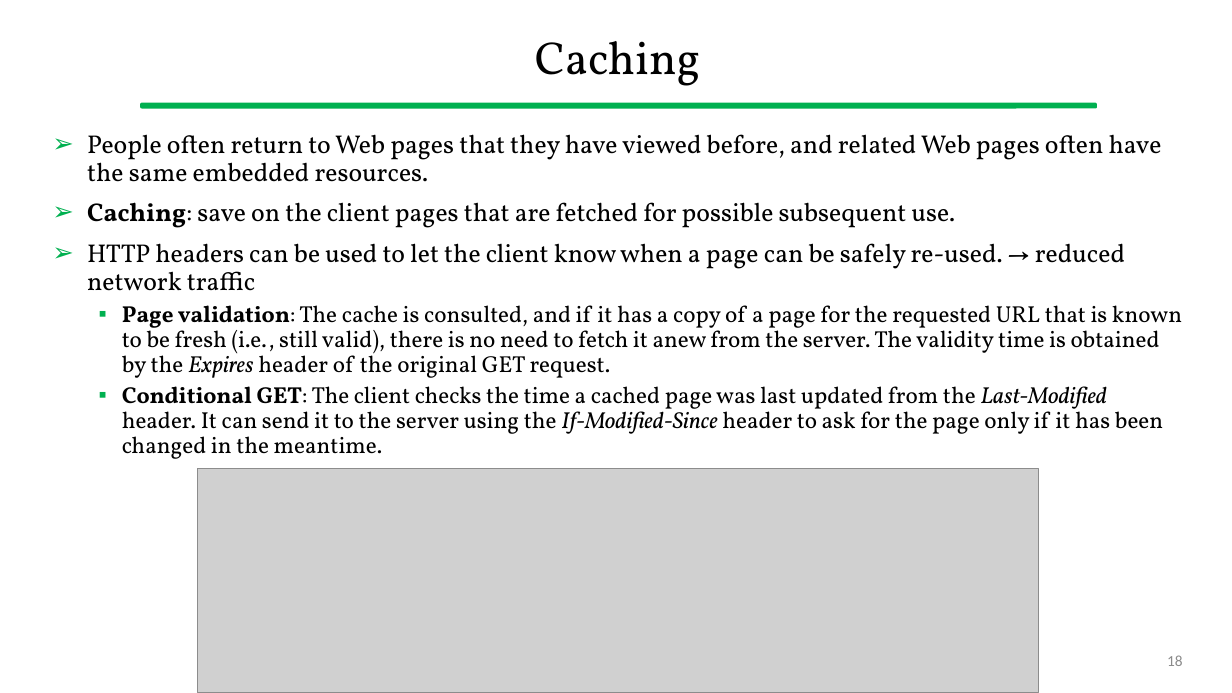
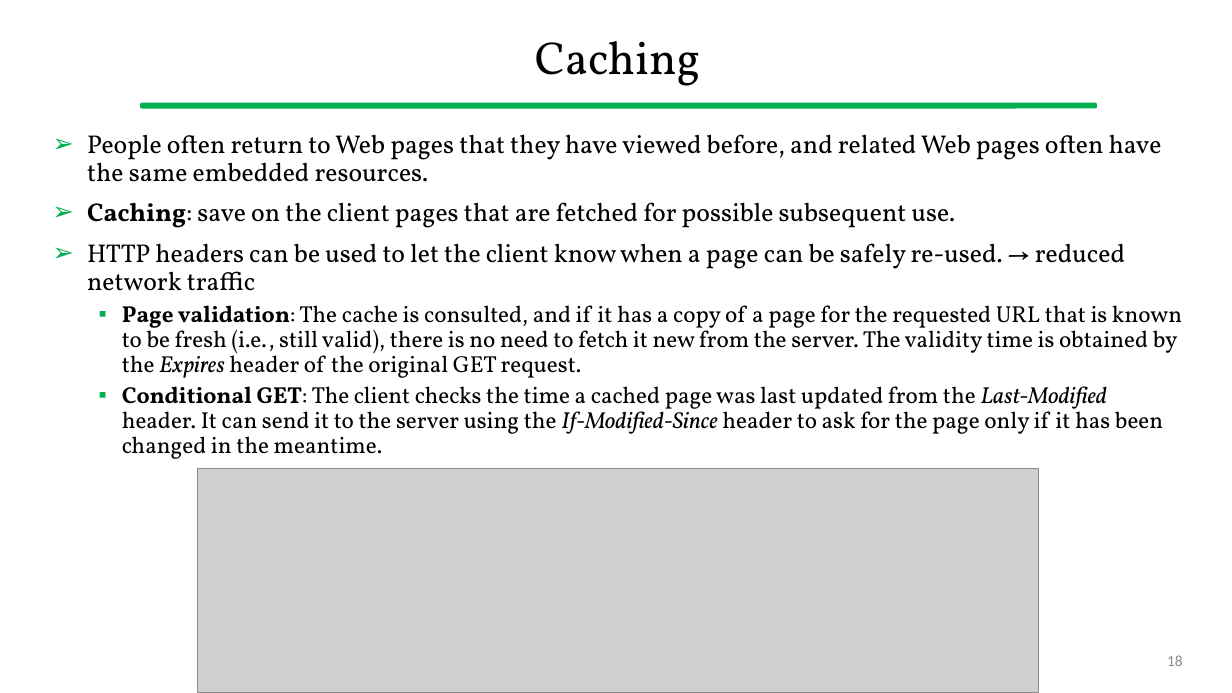
Before and after one commit to gcappon/bwthw, a slide deck: slide 18 of theory_05-http/theory_05-http.pptx. Drawn at 1232x693 pixels with LibreOffice and Linux fonts; fonts in the diff are those of the drawing; grey boxes stand for pictures. Boxes give left, top, right and bottom in pixels: in the first picture for what was removed or moved away, otherwise in the second. Text is boxed around its words. In the diff, an @@ line names an element or a change of style, - is before the commit and + after.

```diff
--- a/theory_05-http/theory_05-http.pptx
+++ b/theory_05-http/theory_05-http.pptx
@@ text at (122, 305, 1182, 378): text changed @@
-  ▪ Page validation: The cache is consulted, and if it has a copy of a page for the requested URL that is known to be fresh (i.e., still valid), there is no need to fetch it anew from the server. The validity time is obtained by the Expires header of the original GET request.
+  ▪ Page validation: The cache is consulted, and if it has a copy of a page for the requested URL that is known to be fresh (i.e., still valid), there is no need to fetch it new from the server. The validity time is obtained by the Expires header of the original GET request.
```
Also in this commit, not shown: 1 other slide changed, 5 other files.
